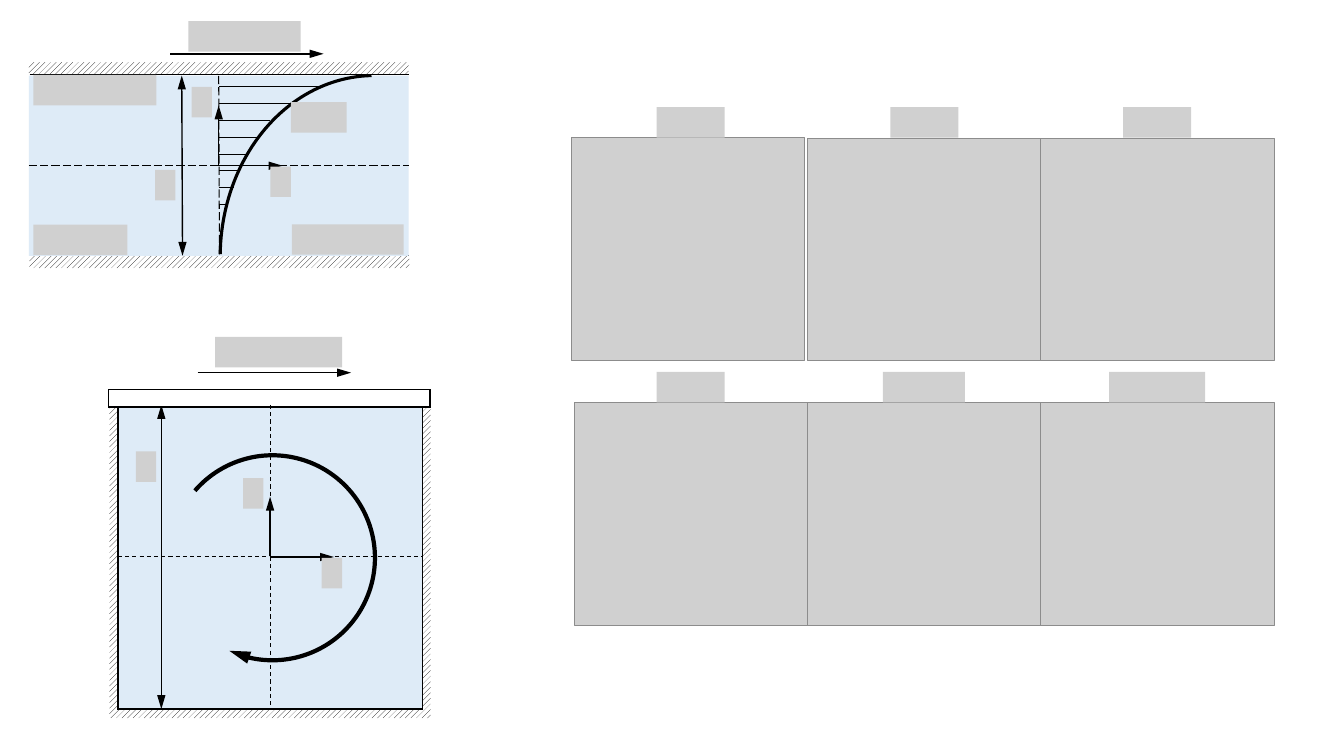
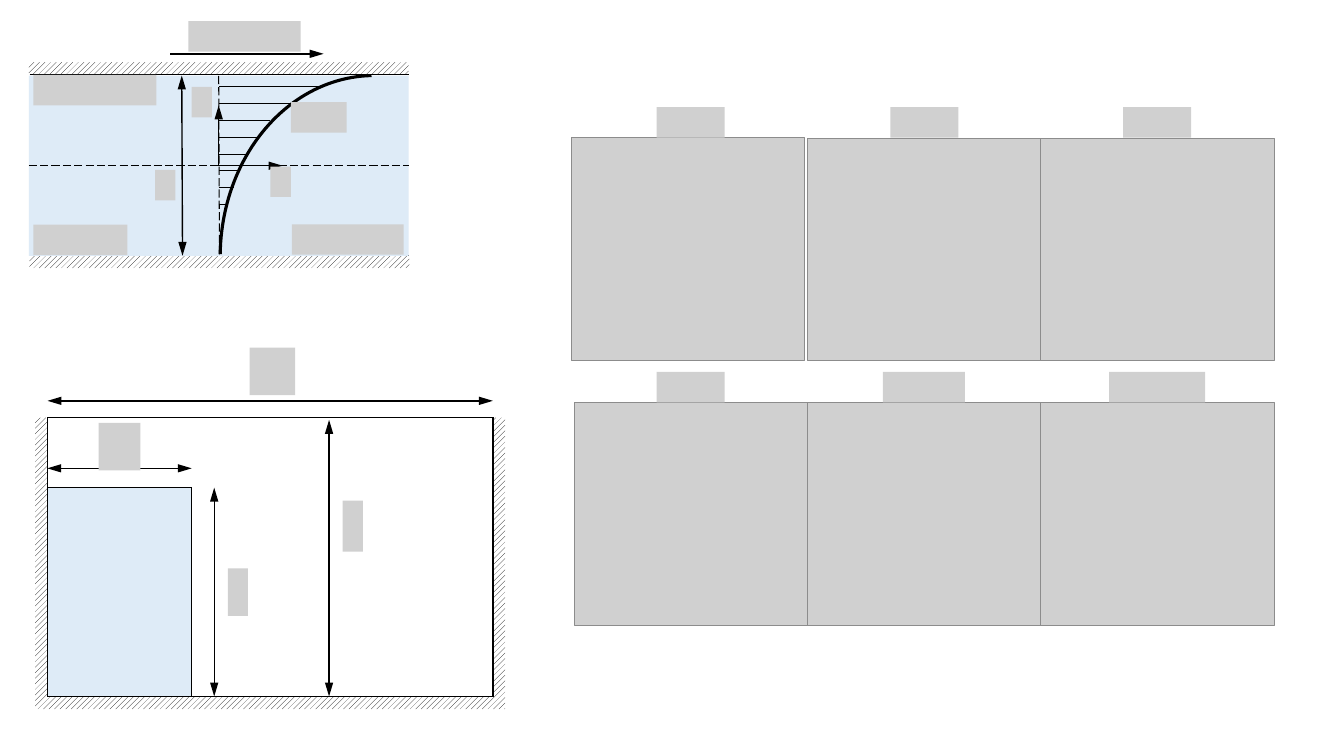
Before and after one commit to HTBalazs/nauticle_user_guide, a slide deck: slide 6 of abrak.pptx. Drawn at 1344x756 pixels with LibreOffice and Linux fonts; fonts in the diff are those of the drawing; grey boxes stand for pictures. Boxes give left, top, right and bottom in pixels: in the first picture for what was removed or moved away, otherwise in the second. Text is boxed around its words. In the diff, an @@ line names an element or a change of style, - is before the commit and + after.

```diff
--- a/abrak.pptx
+++ b/abrak.pptx
@@ group added at box(47, 348, 363, 697): 4 pictures, 1 rectangle, 1 double arrow @@
@@ rectangle: place and size @@
-rectangle at box(110, 397, 432, 718)
+rectangle at box(35, 417, 505, 709)
@@ rectangle: place and size @@
-rectangle at box(118, 405, 422, 710)
+rectangle at box(47, 417, 493, 697)
@@ rectangle at box(47, 417, 493, 697): fill #DEEBF7 to #FFFFFF @@
@@ arrow moved from (198, 373) - (351, 373) to (493, 401) - (47, 401) @@
@@ arrow (493, 401) - (47, 401): arrow to double arrow @@
@@ line moved from (118, 558) - (422, 558) to (329, 697) - (329, 420) @@
@@ line (329, 697) - (329, 420): line to double arrow; stroke #000000 0.75 pt dashed to #000000 1 pt @@
@@ double arrow moved from (161, 709) - (161, 405) to (215, 697) - (215, 488) @@
@@ group removed at box(109, 337, 431, 709): 4 pictures, 2 arrows, 1 rectangle, 1 line, 1 arc (boxed as its full ellipse) @@
```
Also in this commit, not shown: 1 other slide changed, 4 slides added, 5 other files.
